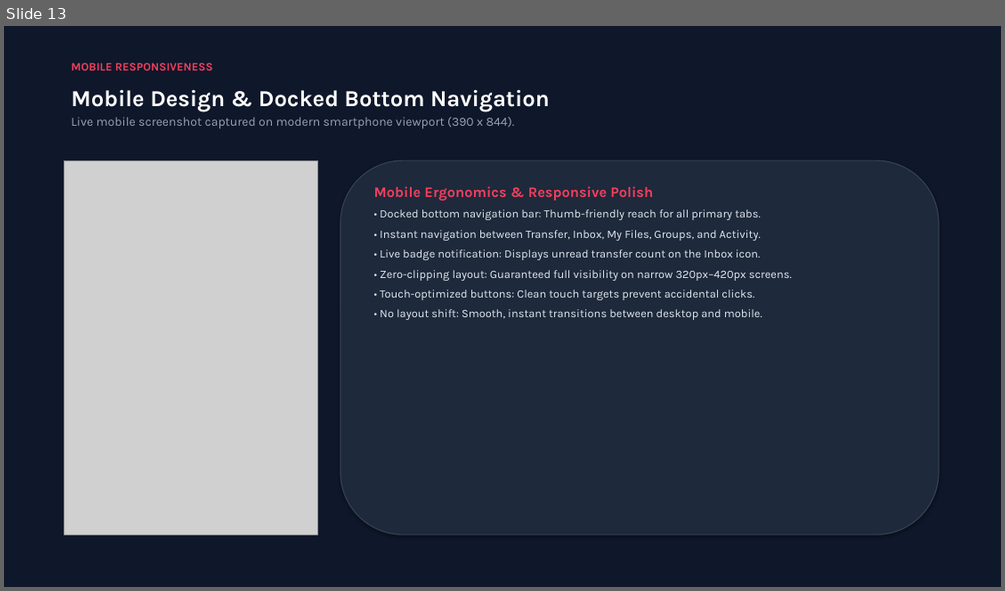
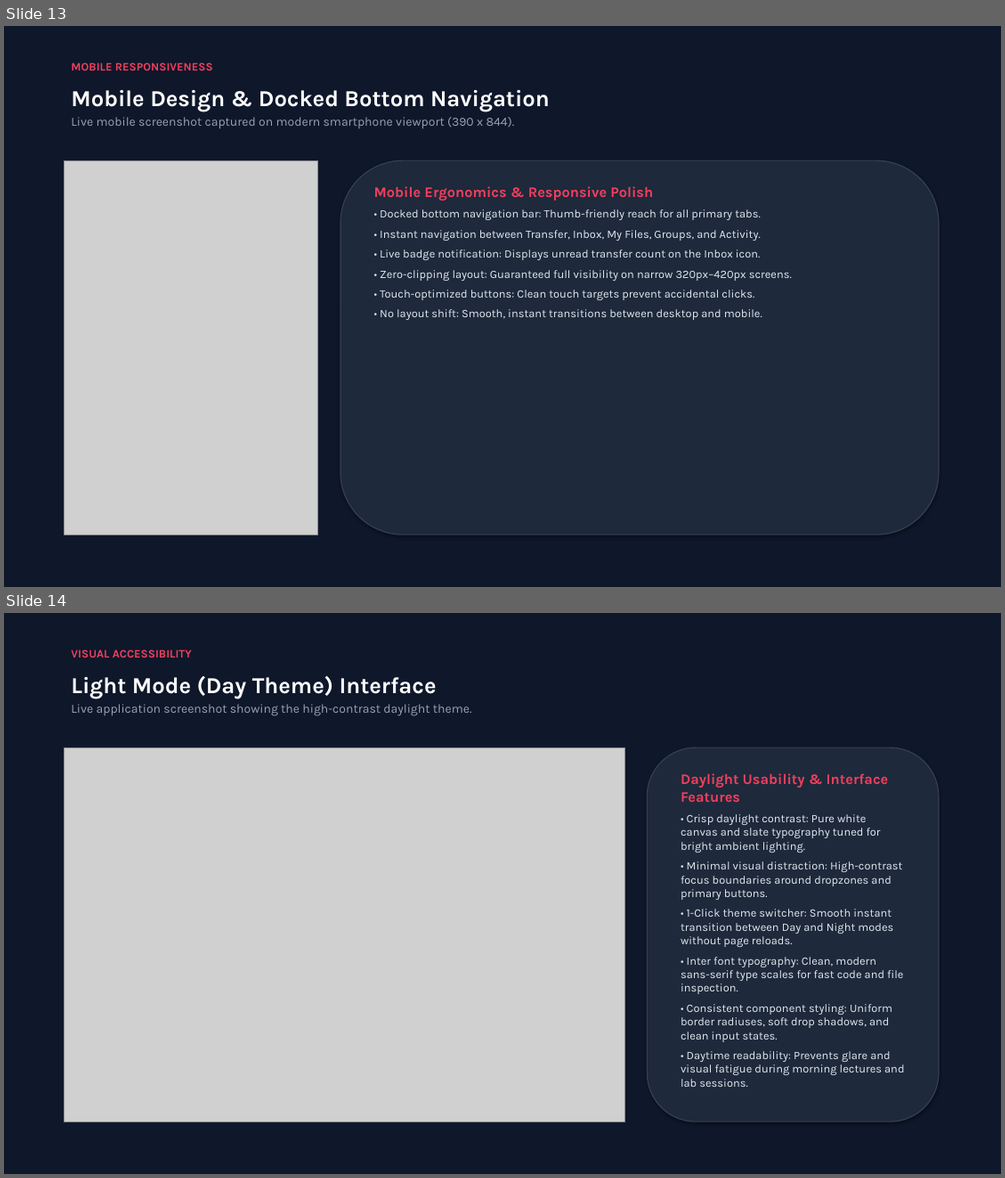
Before and after one commit to sathidevivaraprasadreddy/share, a slide deck: QuickShare_Presentation.pptx. Shown one above the other, each under a label of ours: slide 13 before the commit, slides 13 and 14 after it. The pictures are 1005x591 and 1005x1178 pixels, drawn with LibreOffice and Linux fonts; fonts in the diff are those of the drawing; grey boxes stand for pictures. Boxes give left, top, right and bottom in pixels: in the first picture for what was removed or moved away, otherwise in the second. Text is boxed around its words. In the diff, an @@ line names an element or a change of style, - is before the commit and + after.

Commit message:
docs(presentation): add Light Mode real screenshot and dedicated daylight accessibility slide

```diff
--- a/QuickShare_Presentation.pptx
+++ b/QuickShare_Presentation.pptx
@@ slide 14 added at bbox=[4, 613, 1001, 1174], background #FFFFFF @@
@@ rectangle added at bbox=[4, 613, 1001, 1174], fill #0F172A @@
@@ text added at bbox=[71, 649, 192, 657], 11 pt, text #F43F5E, bold @@
+VISUAL ACCESSIBILITY
@@ text added at bbox=[71, 676, 472, 716], 12 pt, text #94A3B8 @@
+Light Mode (Day Theme) Interface
+Live application screenshot showing the high-contrast daylight theme.
@@ picture added at bbox=[64, 747, 624, 1121] @@
@@ rounded rectangle added at bbox=[647, 747, 938, 1121], fill #1E293B, outline #334155 1 pt @@
@@ text added at bbox=[680, 773, 904, 1086], 11 pt, text #E2E8F0 @@
+Daylight Usability & Interface Features
+• Crisp daylight contrast: Pure white canvas and slate typography tuned for bright ambient lighting.
+• Minimal visual distraction: High-contrast focus boundaries around dropzones and primary buttons.
+• 1-Click theme switcher: Smooth instant transition between Day and Night modes without page reloads.
+• Inter font typography: Clean, modern sans-serif type scales for fast code and file inspection.
+• Consistent component styling: Uniform border radiuses, soft drop shadows, and clean input states.
+• Daytime readability: Prevents glare and visual fatigue during morning lectures and lab sessions.
```
Also in this commit, not shown: 1 slide changed, 1 other file.
